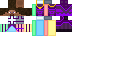
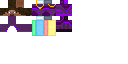
Before/after of a 128 x 64 layered artwork. What changed in the layer stack:
removed layer "Layer" over [2, 0, 72, 32]
painted on "mage.png" over [0, 0, 72, 36]
